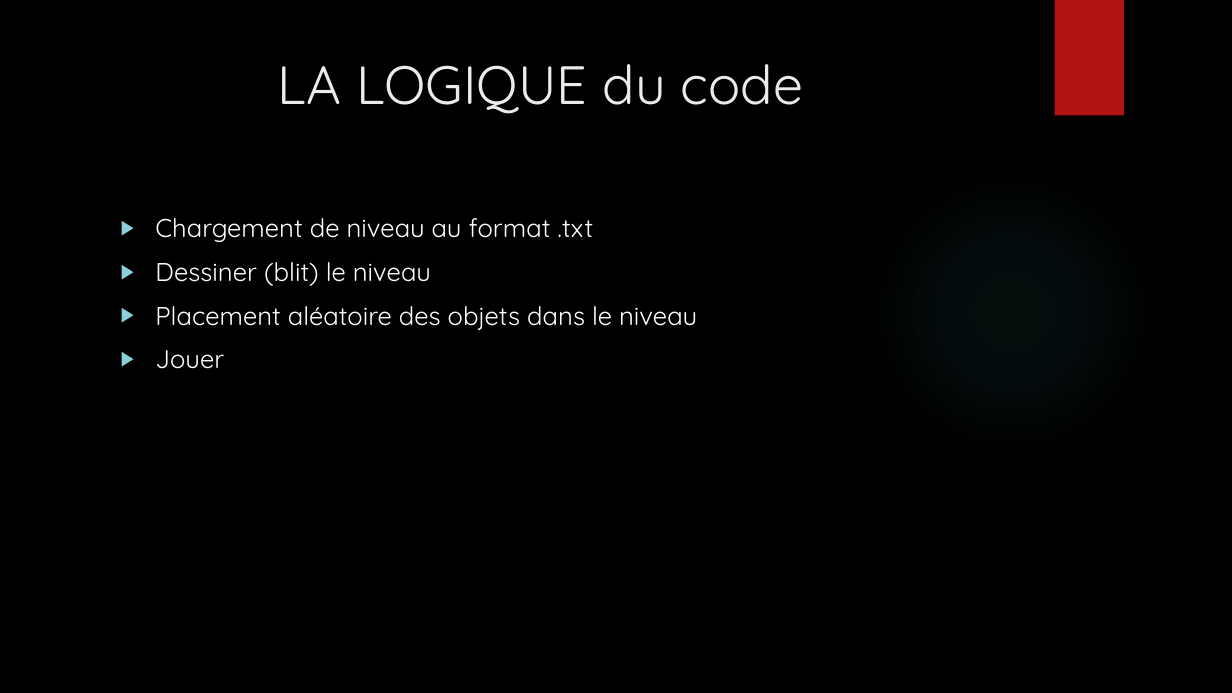
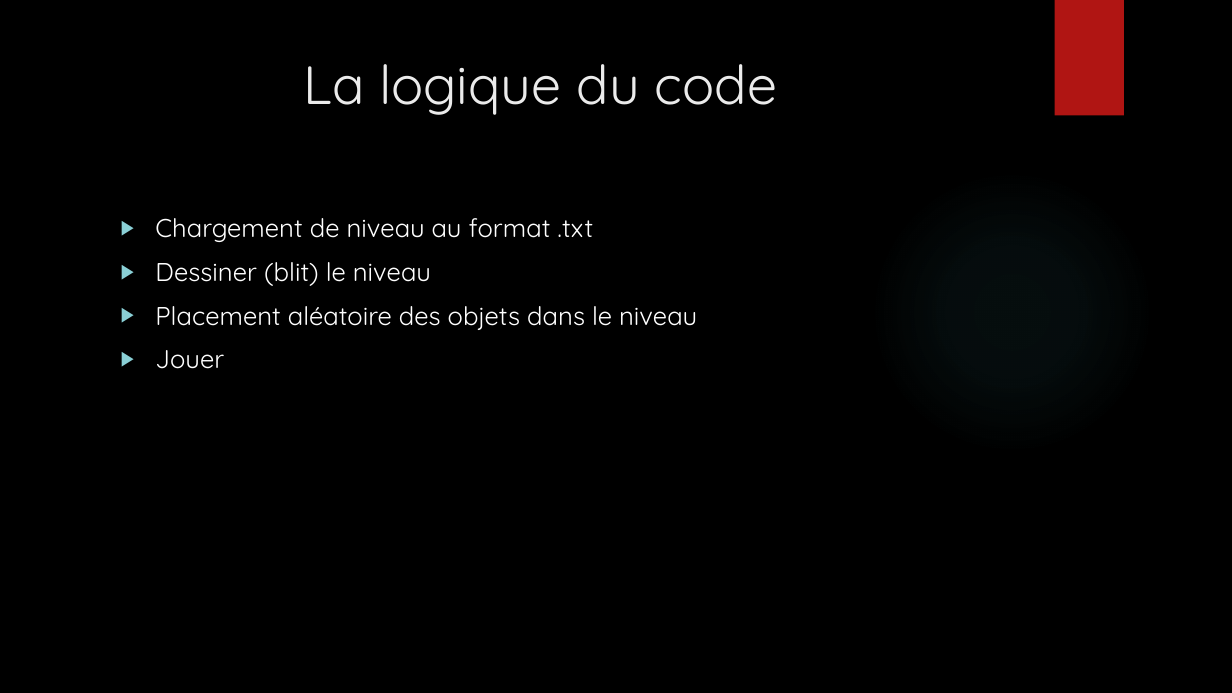
Before and after one commit to stan-dimitrov/Aidez-MacGyver-a-s-echapper, a slide deck: slide 9 of Aidez à Mac Gyver à s’échapper!!!.pptx. Drawn at 1232x693 pixels with LibreOffice and Linux fonts; fonts in the diff are those of the drawing; background and template pictures are left out. Boxes give left, top, right and bottom in pixels: in the first picture for what was removed or moved away, otherwise in the second. Text is boxed around its words. In the diff, an @@ line names an element or a change of style, - is before the commit and + after.

```diff
--- a/Aidez à Mac Gyver à s’échapper!!!.pptx
+++ b/Aidez à Mac Gyver à s’échapper!!!.pptx
@@ title at bbox=[304, 64, 777, 115]: text changed @@
-LA LOGIQUE du code
+La logique du code
```
Also in this commit, not shown: 3 other slides changed.
